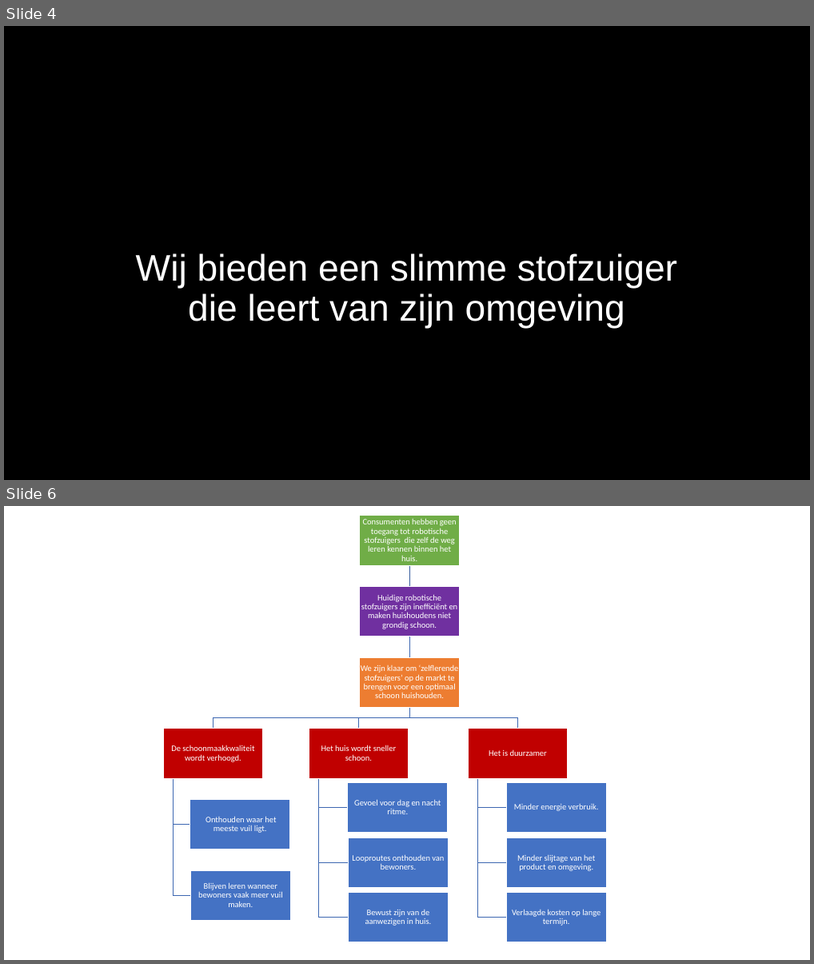
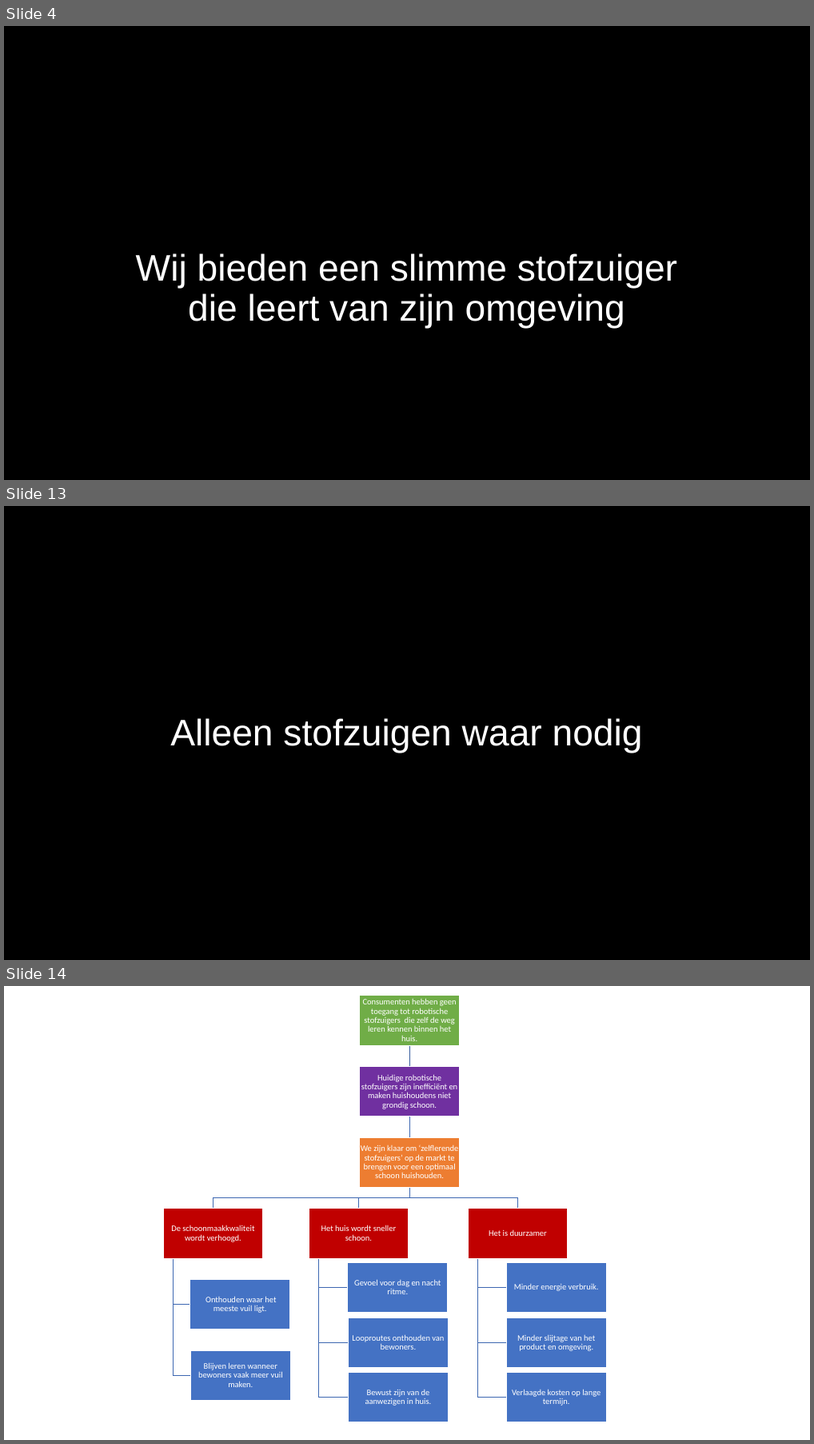
Before and after one commit to WouterNoordhof/NotS-P-Stofzuiger, a slide deck: docs/Presentaties/StoryboardPresentatie.pptx. Shown one above the other, each under a label of ours: slides 4 and 6 before the commit, slides 4, 13 and 14 after it; the slides between them are not shown. The pictures are 814x964 and 814x1444 pixels, drawn with LibreOffice and Linux fonts; fonts in the diff are those of the drawing; background and template pictures are left out. Boxes give left, top, right and bottom in pixels: in the first picture for what was removed or moved away, otherwise in the second. Text is boxed around its words. In the diff, an @@ line names an element or a change of style, - is before the commit and + after.

```diff
--- a/docs/Presentaties/StoryboardPresentatie.pptx
+++ b/docs/Presentaties/StoryboardPresentatie.pptx
@@ slide 13 added at [4,506,810,960], background picture (left out) @@
@@ title added at [170,718,643,753], 44 pt, text #FFFFFF @@
+Alleen stofzuigen waar nodig
@@ what was slide 6 is now slide 14 @@
```
Also in this commit, not shown: 1 slide changed, 8 other slides added, 1 slide removed.
